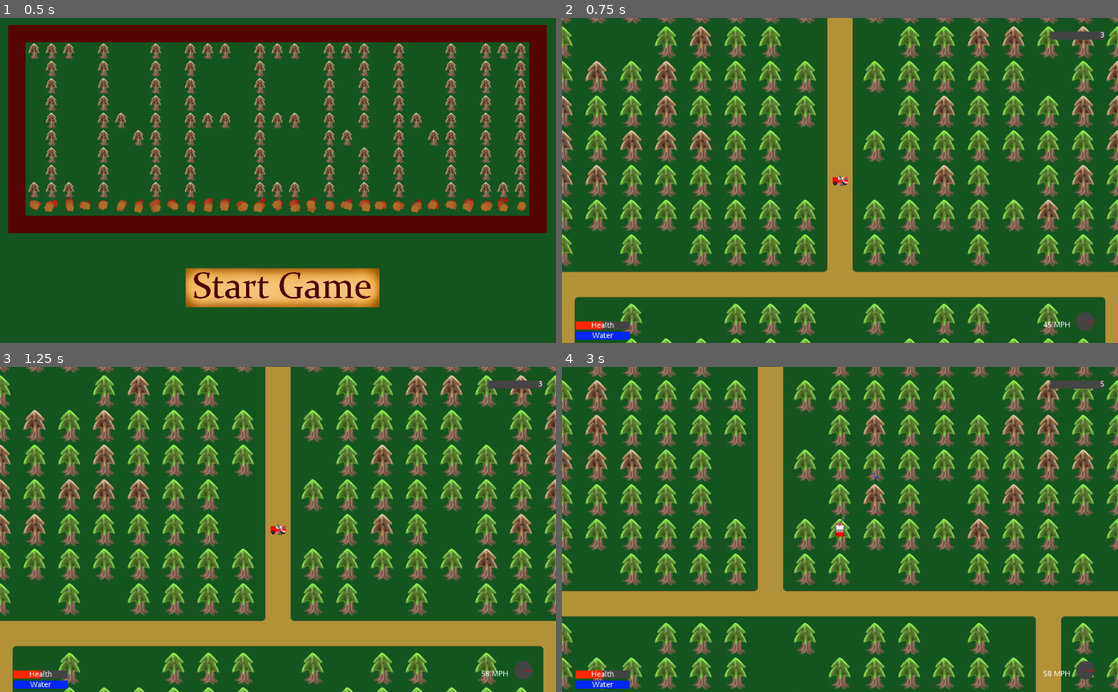
Above: before the commit, frames 1-4 (two rows, left to right).
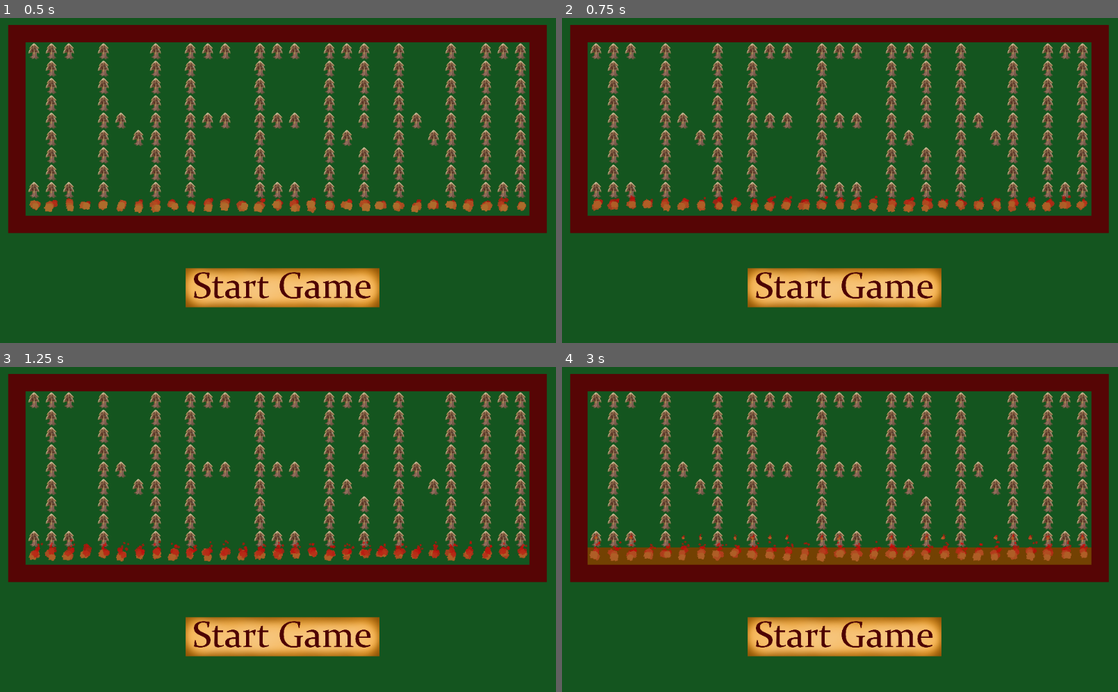
Above: after the commit, the same moments.

Repository: ConsoleCowboysInCyberspace/inferno
Game: Godot game, scene res://Scenes/main_title.tscn
Two runs of this game, one before a commit and one after it. Both use one fixed random seed, a clock stepped at 60 frames per second and the inputs below. This scene is started directly instead of the project's main scene.
Inputs (mouse positions are in pixels of both pictures, inside the frame that each line leads up to):
- Up to frame 1 (0.5 s): no input
- Up to frame 2 (0.75 s): click (840, 287) at 0.5 s
- Up to frame 3 (1.25 s): no input
- Up to frame 4 (3 s): move the mouse to (962, 513) at 1.27 s; hold D (truck_right) 1.28-2.03 s; tap Space (dig_trench) at 1.35, 2.85 s; move the mouse to (728, 545) at 2.02 s; hold S (truck_down) 2.03-2.78 s; click (728, 545) at 2.1 s; move the mouse to (895, 458) at 2.77 s; hold D (truck_right) from 2.78 s (still down)

Frame 1 is identical in both runs. In frame 2, 55% of the frame differs, in the area x 0-100%, y 0-100%; in frame 3, 56%; in frame 4, 61%.
Error before the commit: Invalid get index '36' (on base: 'Array'). (res://scripts/internal_tile_manager.gd:187)
Error after the commit: Parse Error: Mixed tabs and spaces in indentation. (res://scripts/ButtonScripts.gd:8)

Commit message:
Wire main title button to button script, summon orbital strikes

Diff:
--- a/Scenes/main_title.tscn
+++ b/Scenes/main_title.tscn
@@ -1,9 +1,10 @@
-[gd_scene load_steps=6 format=2]
+[gd_scene load_steps=7 format=2]
 
 [ext_resource path="res://scripts/main_level.gd" type="Script" id=1]
 [ext_resource path="res://assets/worldTiles64.tres" type="TileSet" id=2]
 [ext_resource path="res://assets/Startgame.png" type="Texture" id=3]
 [ext_resource path="res://assets/fire.png" type="Texture" id=4]
+[ext_resource path="res://scripts/ButtonScripts.gd" type="Script" id=5]
 
 [sub_resource type="TileSet" id=1]
 0/name = "fire"
@@ -54,7 +55,8 @@
 rect_scale = Vector2( 0.4, 0.4 )
 texture_normal = ExtResource( 3 )
 expand = true
+script = ExtResource( 5 )
 __meta__ = {
 "_edit_use_anchors_": false
 }
-[connection signal="pressed" from="UIRoot/StartGameButton" to="." method="_on_StartGameButton_pressed"]
+[connection signal="pressed" from="UIRoot/StartGameButton" to="UIRoot/StartGameButton" method="switch_scene" binds= [ "res://Scenes/main_level.tscn" ]]
--- a/scripts/ButtonScripts.gd
+++ b/scripts/ButtonScripts.gd
@@ -1,7 +1,11 @@
 extends Node
 
 func switch_scene(path):
-    get_tree().change_scene(path)
+	call_deferred("_switch_callback", path)
+
+func _switch_callback(path):
+    tile_manager.nukeItFromOrbit()
+	get_tree().change_scene(path)
 
 func quit_game():
-    get_tree().quit()
+	get_tree().quit()
--- a/scripts/main_level.gd
+++ b/scripts/main_level.gd
@@ -18,6 +18,3 @@
 # Called every frame. 'delta' is the elapsed time since the previous frame.
 func _process(delta):
 	pass
-
-func _on_StartGameButton_pressed():
-	get_tree().change_scene("res://Scenes/main_level.tscn")
